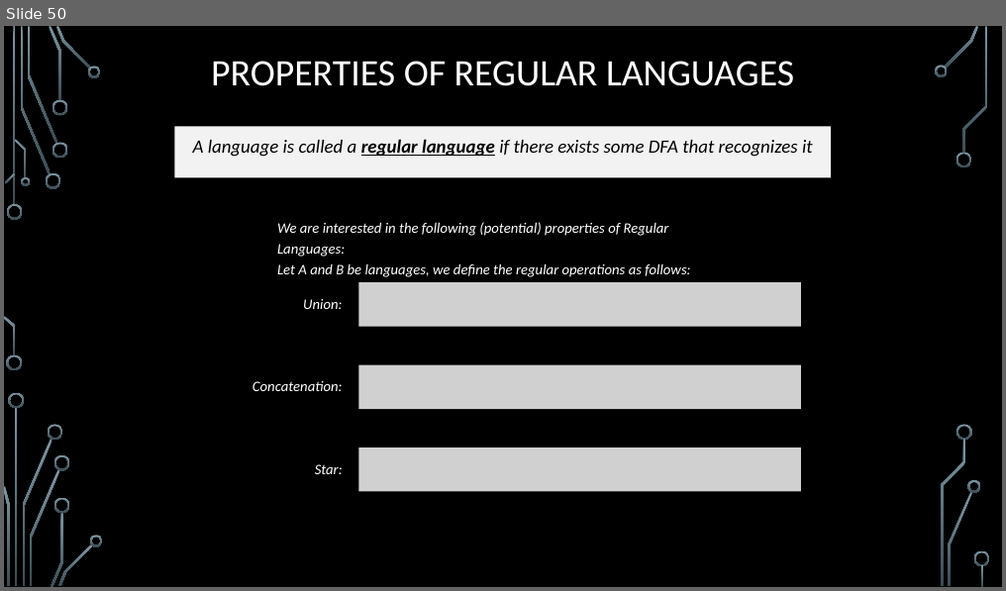
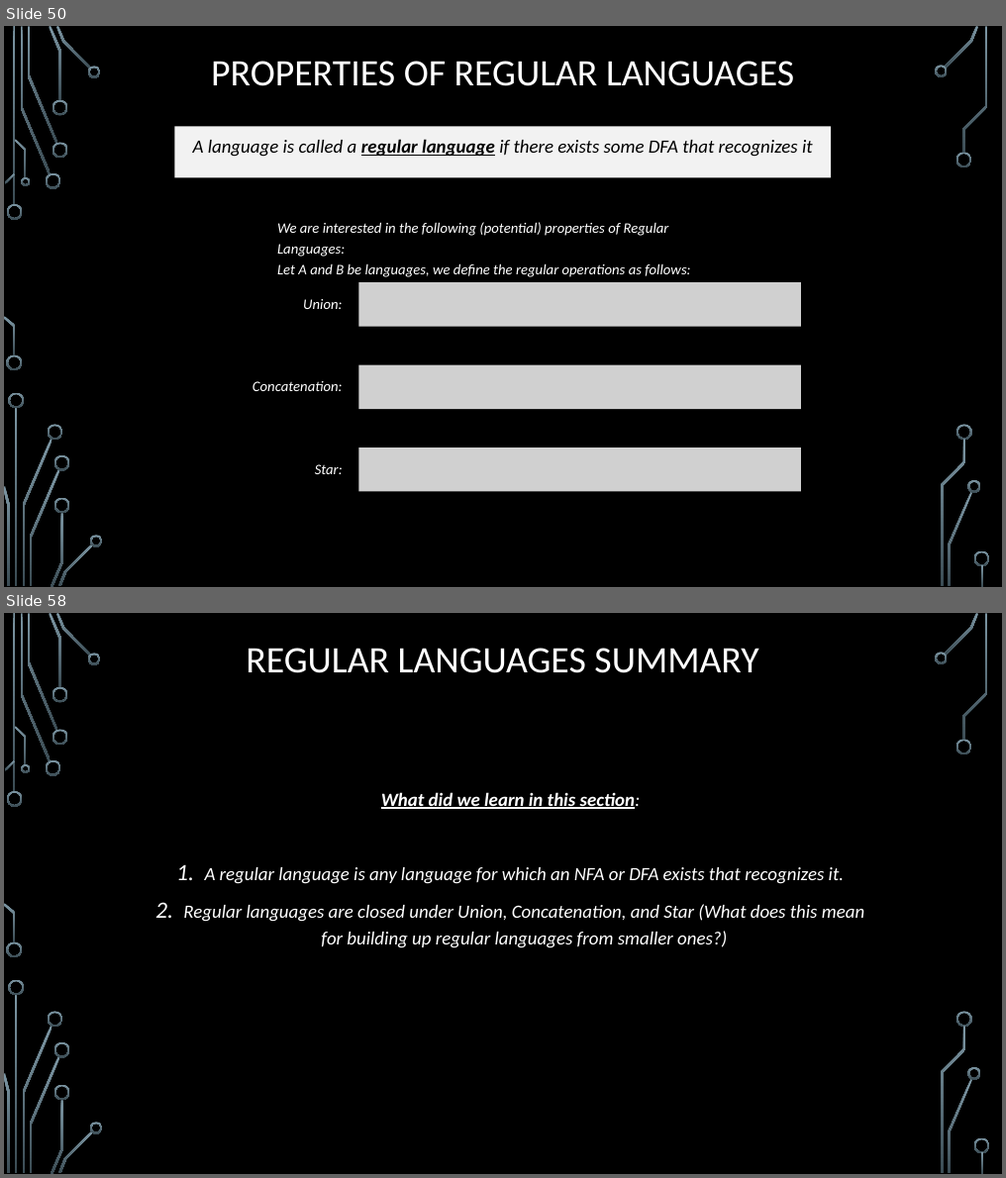
Before and after one commit to markfloryan/dmt2, a slide deck: slides/05-CircuitsAndFiniteAutomata.pptx. Shown one above the other, each under a label of ours: slide 50 before the commit, slides 50 and 58 after it; the slides between them are not shown. The pictures are 1006x591 and 1006x1178 pixels, drawn with LibreOffice and Linux fonts; fonts in the diff are those of the drawing; grey boxes stand for pictures; background and template pictures are left out. Boxes give left, top, right and bottom in pixels: in the first picture for what was removed or moved away, otherwise in the second. Text is boxed around its words. In the diff, an @@ line names an element or a change of style, - is before the commit and + after.

```diff
--- a/slides/05-CircuitsAndFiniteAutomata.pptx
+++ b/slides/05-CircuitsAndFiniteAutomata.pptx
@@ slide 58 added at (4,613,1002,1174), background picture (left out); not listed: 36 template elements that a slide beside it also shows @@
@@ title added at (246,648,758,673), 36 pt, text #FFFFFF @@
+REGULAR LANGUAGES SUMMARY
@@ text added at (183,792,864,949), 18 pt, text #FFFFFF, italic @@
+What did we learn in this section:
+1. A regular language is any language for which an NFA or DFA exists that recognizes it.
+2. Regular languages are closed under Union, Concatenation, and Star (What does this mean for building up regular languages from smaller ones?)
```
Also in this commit, not shown: 22 other slides added, 1 other file.
